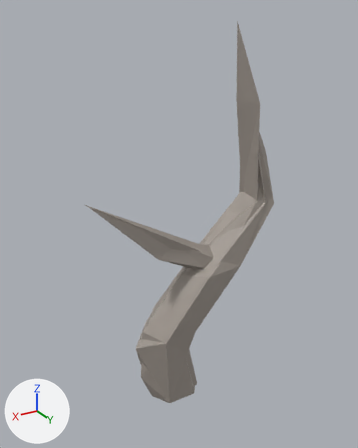
One commit to the FBX model Assets/Models/FBX/01/Drzewa/Tree_01.fbx: the scene before it, then after it.
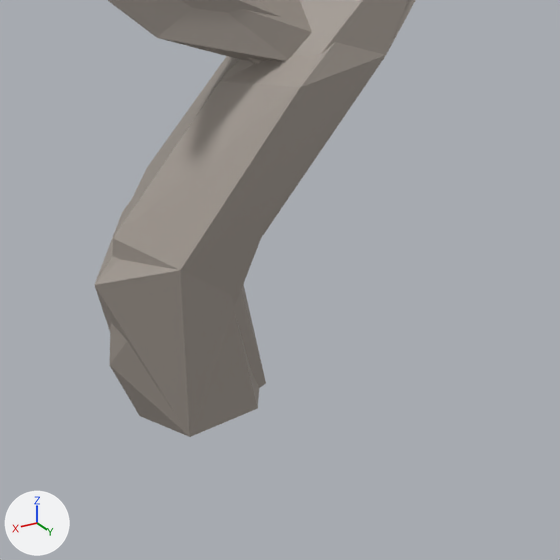
There are two pictures of each version: one whole from a 50 mm lens placed at (7.18, 12.37, 12.58), pointed at (-0.45, -0.35, 6.23), one close up on the part from 28% to 85% of the width and 55% to 100% of the height. Every picture has the same lights, and +X, +Y and +Z are marked at lower left. The first two pictures are the older version. Where no turn or scale is listed for an object, it has been applied to the vertices.

Names of what the first close-up shows: 'Tree_01_0', 'Tree_01_1'.
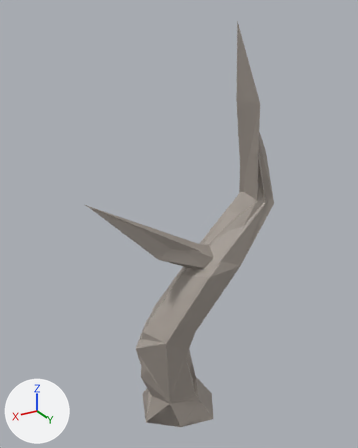
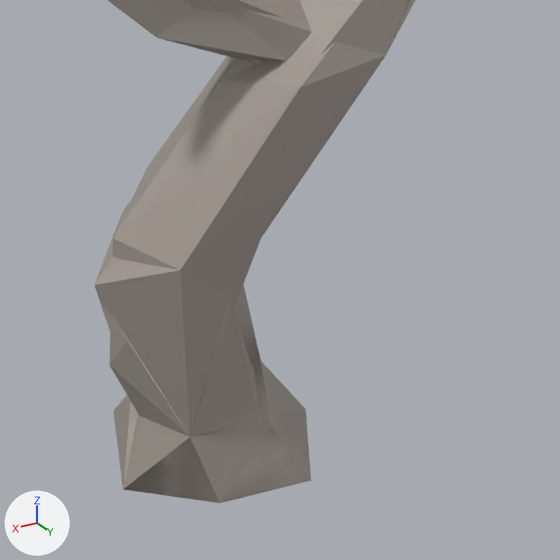
The change in detail:
me_tree_01 is used by ob_tree_01_0; location (0.0, 0.0, 0.0).
me_tree_01 had 46 vertices, 78 faces and spanned x -3.87..2.74, y -0.86..0.82, z -0.01..12.32.
me_tree_01 now has 52 vertices, 92 faces and spans x -3.87..2.74, y -1.26..1.21, z -1.01..12.32.
Part 1, on me_tree_01:
2 faces are deleted.
6 vertices are added at (-1.17, -1.02, -1.0), (0.66, -1.26, -1.0), (-1.65, 0.09, -1.0), (1.2, 0.08, -1.01), (0.25, 0.93, -1.0), (-0.97, 1.21, -1.0).
16 new faces join them.
me_tree_01_002 is used by ob_tree_01_1; location (0.0, 0.0, 0.0).
me_tree_01_002 had 25 vertices, 40 faces and spanned x -3.73..2.82, y -0.68..0.79, z 0.0..11.12.
me_tree_01_002 now has 33 vertices, 59 faces and spans x -3.73..2.82, y -1.26..1.21, z -1.01..11.12.
Part 2, on me_tree_01_002:
1 vertex is removed from x -0.82, y 0.34, z 0.01.
4 faces are deleted.
9 vertices are added at x -1.65..1.2, y -1.26..1.21, z -1.01..0.37.
23 new faces join them.

Pixel boxes (x1, y1, x2, y2) of what changed, in the close-ups (560 x 560 px):
'Tree_01_0', reshaped: before (108, 0, 415, 437); after (108, 0, 415, 503)
'Tree_01_1', reshaped: before (94, 0, 408, 436); after (94, 0, 408, 503)
part 1 of me_tree_01, built on: after (114, 395, 311, 503)
part 2 of me_tree_01_002, built on: before (191, 284, 266, 433); after (113, 284, 311, 503)
